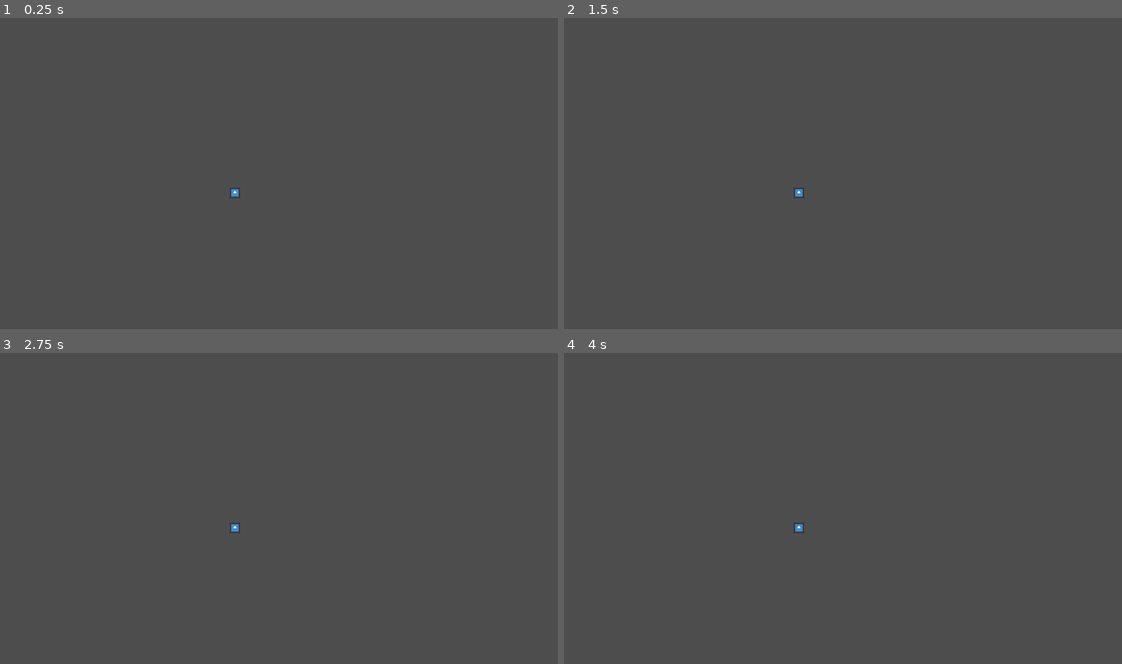
Above: before the commit, frames 1-4 (two rows, left to right).
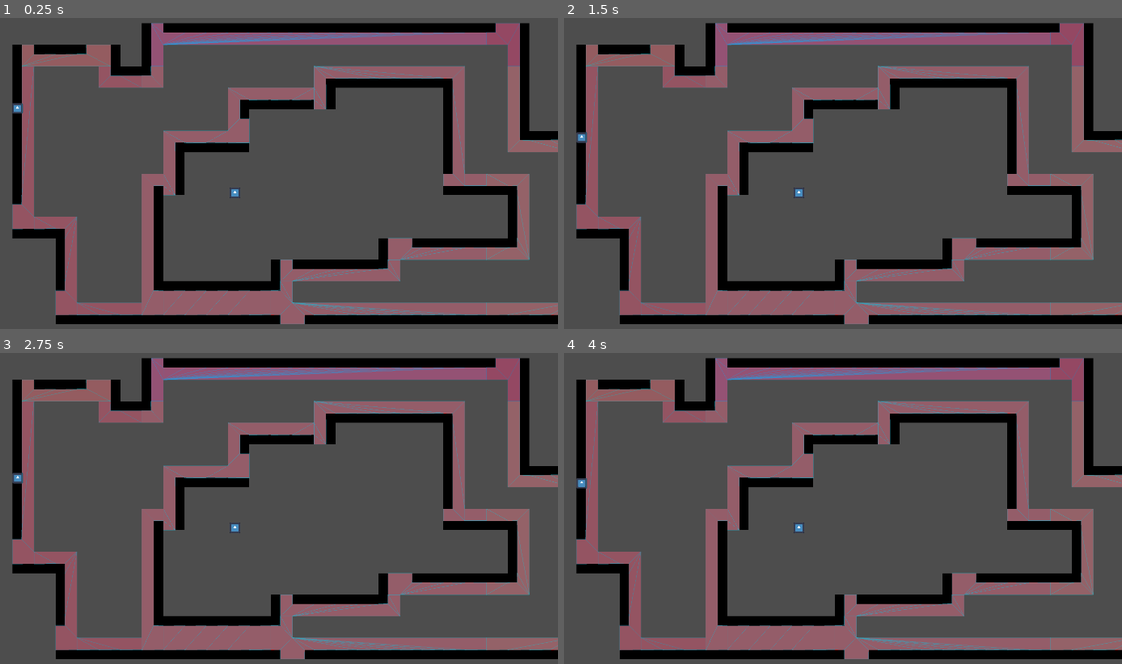
Above: after the commit, the same moments.

Repository: SIN-Studios/Greed
Game: Godot game, scene res://Scenes/Levels/main_level.tscn
Same seed, same stepped clock (60 frames per second), same inputs: the game is played once before the commit and once after it. Before the commit the project starts from res://Scenes/Levels/test_level.tscn. The engine's default icon, where the game draws it, is replaced by a stand-in: a white triangle on a blue panel in a dark square.
Inputs (mouse positions are in pixels of both pictures, inside the frame that each line leads up to):
- Up to frame 1 (0.25 s): no input
- Up to frame 2 (1.5 s): move the mouse to (943, 173) at 0.52 s; hold D (move_right) 0.53-1.28 s; hold E (interact) 0.53-1.28 s; tap Enter at 1.25 s; move the mouse to (670, 210) at 1.27 s; hold S (move_backward) from 1.28 s (still down); click (670, 210) at 1.35 s
- Up to frame 3 (2.75 s): tap Space at 2 s; move the mouse to (301, 449) at 2.02 s; release S (move_backward) at 2.03 s; hold D (move_right) from 2.03 s (still down); hold E (interact) from 2.03 s (still down)
- Up to frame 4 (4 s): tap Enter at 2.75 s; move the mouse to (764, 601) at 2.77 s; release D (move_right) at 2.78 s; release E (interact) at 2.78 s; hold W (move_forward) 2.78-3.53 s; click (764, 601) at 2.85 s; tap Space at 3.5 s; move the mouse to (993, 583) at 3.52 s; hold A (move_left) from 3.53 s (still down); hold E (interact) from 3.53 s (still down)

The runs differ from the first frame. In frame 1, 33% of the frame differs, in the area x 2-100%, y 1-99%; in frame 2, 33%; in frame 3, 33%; in frame 4, 33%.

Commit message:
changed main scene

Diff:
--- a/Project/project.godot
+++ b/Project/project.godot
@@ -11,7 +11,7 @@
 [application]
 
 config/name="Greed"
-run/main_scene="uid://bfgyopghckhci"
+run/main_scene="uid://cbm8wkrbhppjn"
 config/features=PackedStringArray("4.6", "Forward Plus")
 config/icon="res://icon.svg"
 
@@ -89,4 +89,5 @@
 
 [rendering]
 
+textures/canvas_textures/default_texture_filter=3
 rendering_device/driver.windows="d3d12"
